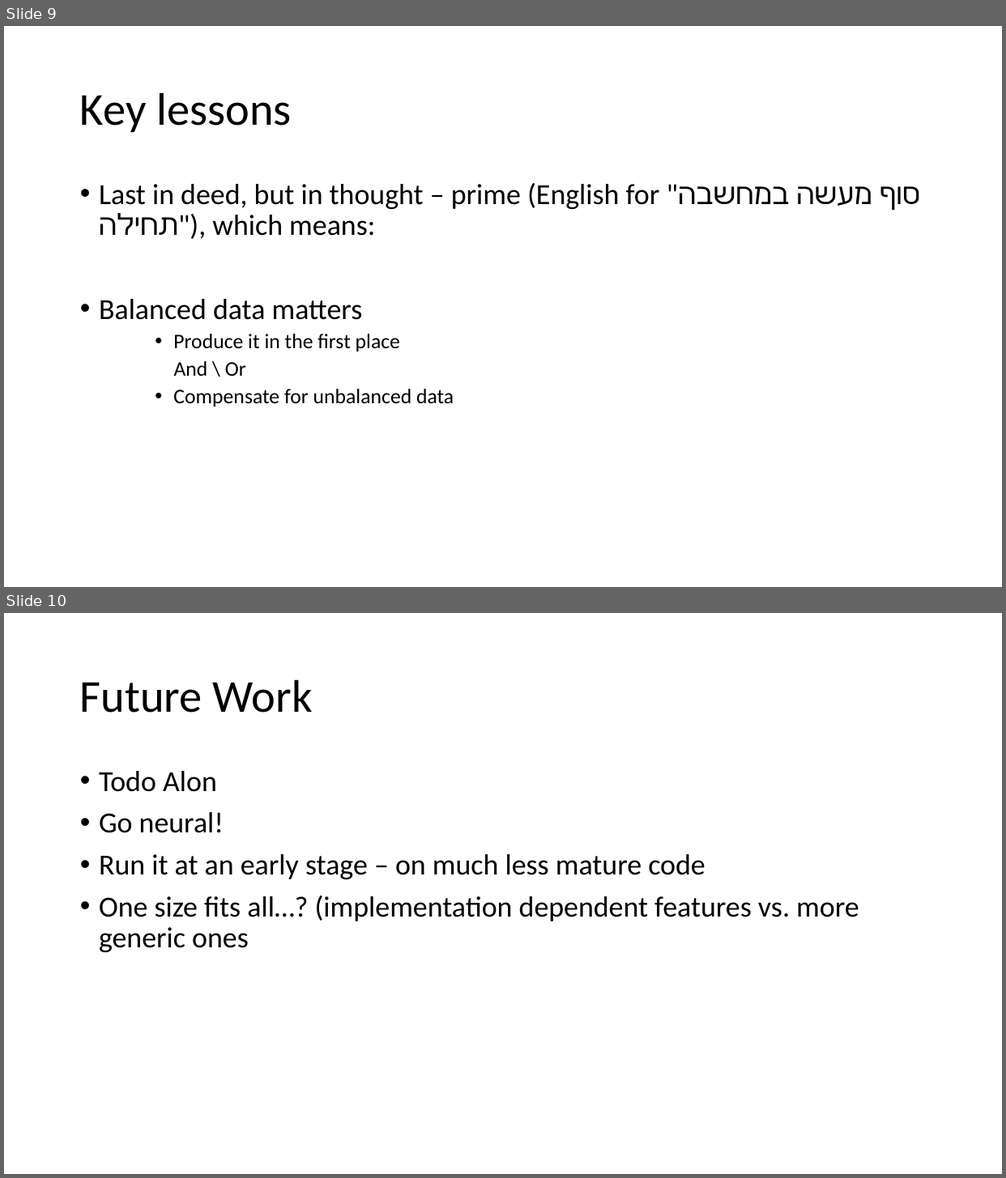
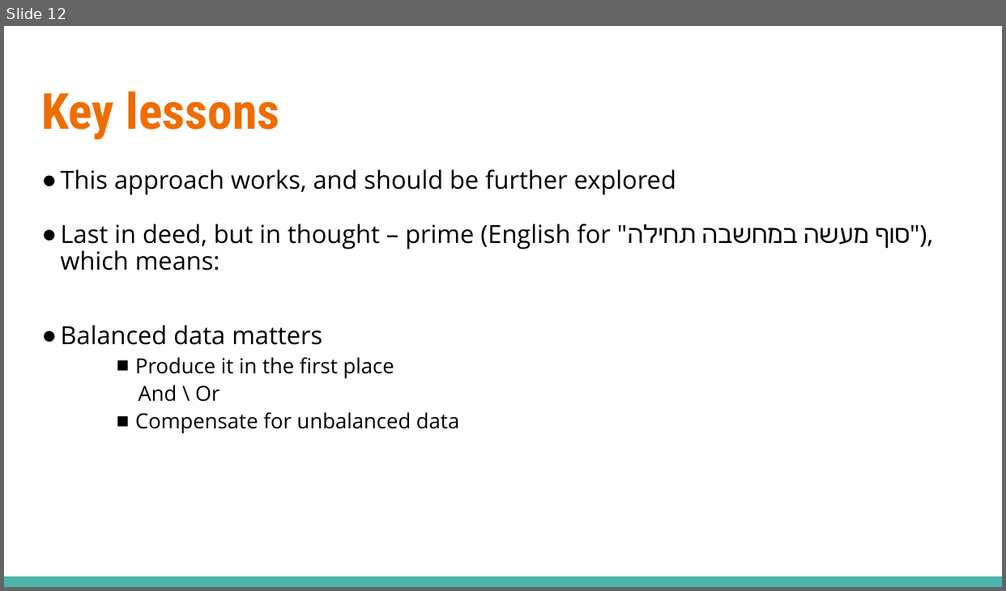
Before and after one commit to Amannor/redhat_final_proj, a slide deck: presentation/Demo_day_redhat_alon_rubi.pptx. Shown one above the other, each under a label of ours: slides 9 and 10 before the commit, slide 12 after it. The pictures are 1006x1178 and 1006x591 pixels, drawn with LibreOffice and Linux fonts; fonts in the diff are those of the drawing. Boxes give left, top, right and bottom in pixels: in the first picture for what was removed or moved away, otherwise in the second. Text is boxed around its words. In the diff, an @@ line names an element or a change of style, - is before the commit and + after.

```diff
--- a/presentation/Demo_day_redhat_alon_rubi.pptx
+++ b/presentation/Demo_day_redhat_alon_rubi.pptx
@@ slide 10 removed at (4, 613, 1002, 1174), background #FFFFFF @@
@@ title removed at (80, 679, 313, 713) @@
-Future Work
@@ text removed at (99, 771, 859, 952) @@
-• Todo Alon
-• Go neural!
-• Run it at an early stage – on much less mature code
-• One size fits all…? (implementation dependent features vs. more generic ones
@@ what was slide 9 is now slide 12 @@
@@ slide 12 changed as well @@
@@ title "Key lessons": place and size @@
-title "Key lessons" at (80, 92, 292, 132)
+title "Key lessons" at (42, 91, 280, 139)
@@ title "Key lessons" at (42, 91, 280, 139): size 44 to 48 pt, font Calibri to Roboto Condensed, text colour #000000 to #EF6C00, bold on @@
@@ text "This approach works, and should ...": place and size @@
-text "This approach works, and should ..." at (99, 183, 920, 407)
+text "This approach works, and should ..." at (61, 169, 933, 434)
@@ text at (61, 169, 676, 195): paragraph added @@
+● This approach works, and should be further explored
@@ text at (61, 224, 933, 434): size 28 to 24 pt in "Last in deed, but in thought – ...", "Balanced data matters"; font Calibri to Open Sans in "Last in deed, but in thought – ...", "Balanced data matters", "Produce it in the first place", "And \ Or" and 1 more places; font Calibri to Arial in ""סוף מעשה במחשבה תחילה"),"; bullet • to ●; less space between paragraphs; bullet • to ■; indent changed @@
@@ rectangle added at (4, 577, 1002, 587), fill #4DB6AC @@
```
Also in this commit, not shown: 4 other slides changed, 10 slides added, 4 other slides removed.
